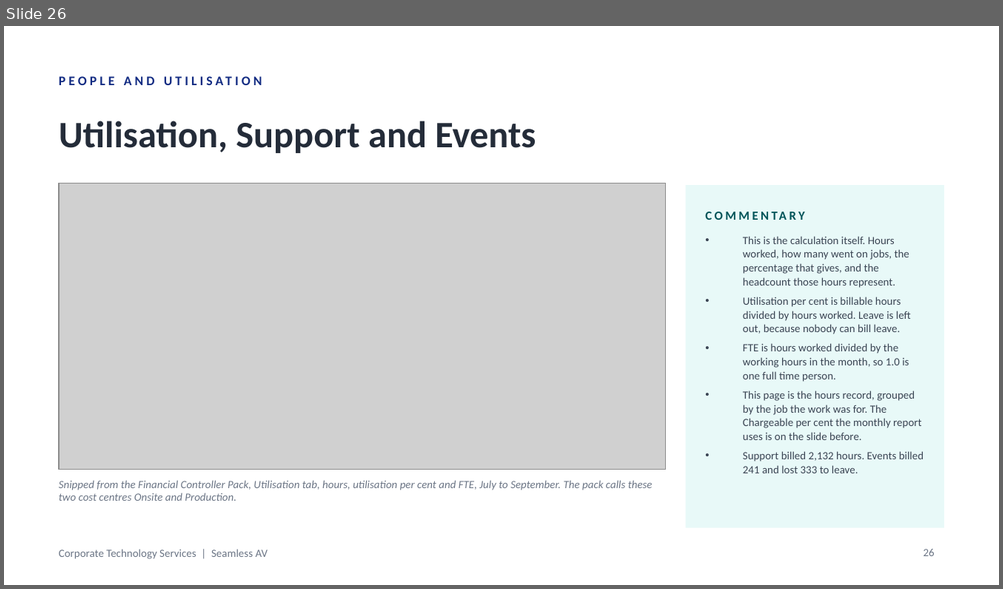
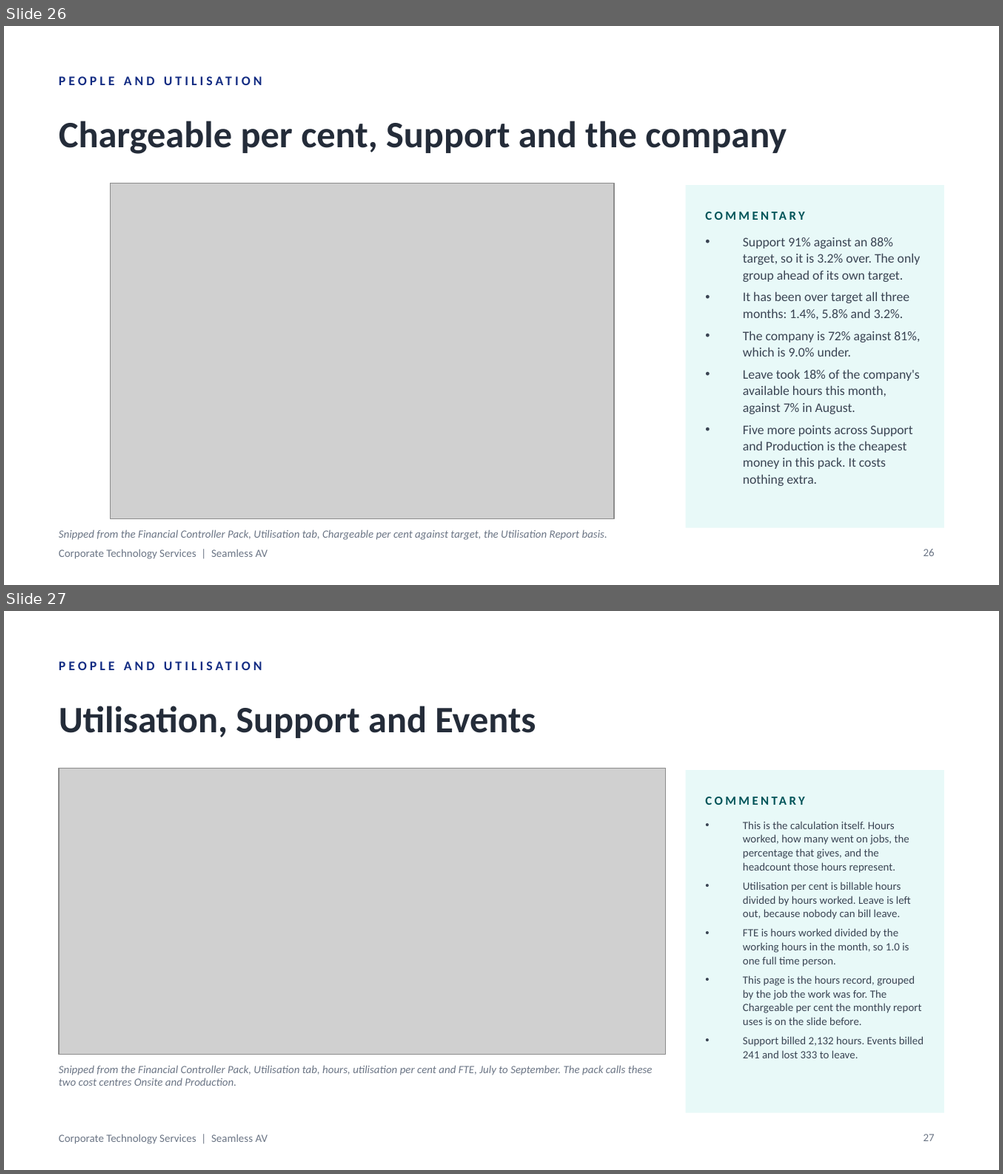
Before and after one commit to WesleyNelson-O33/Claude, a slide deck: deck/CTS Monthly Business Review - September 2026.pptx. Shown one above the other, each under a label of ours: slide 26 before the commit, slides 26 and 27 after it. The pictures are 1003x589 and 1003x1174 pixels, drawn with LibreOffice and Linux fonts; fonts in the diff are those of the drawing; grey boxes stand for pictures. Boxes give left, top, right and bottom in pixels: in the first picture for what was removed or moved away, otherwise in the second. Text is boxed around its words. In the diff, an @@ line names an element or a change of style, - is before the commit and + after.

```diff
--- a/deck/CTS Monthly Business Review - September 2026.pptx
+++ b/deck/CTS Monthly Business Review - September 2026.pptx
@@ slide 26 added at <box>4,26,999,585</box>, background #FFFFFF; not listed: 1 template element that a slide beside it also shows @@
@@ text added at <box>59,66,755,96</box>, 9.5 pt, text #122B82, bold @@
+PEOPLE AND UTILISATION
@@ text added at <box>59,121,786,154</box>, 27 pt, text #242C39, bold @@
+Chargeable per cent, Support and the company
@@ picture added at <box>111,183,614,520</box> @@
@@ rectangle added at <box>686,185,944,528</box>, fill #E8F9F8 @@
@@ text added at <box>706,203,924,228</box>, 9 pt, text #005358, bold @@
+COMMENTARY
@@ text added at <box>743,238,920,486</box>, 9.5 pt, text #3A4453 @@
+• Support 91% against an 88% target, so it is 3.2% over. The only group ahead of its own target.
+• It has been over target all three months: 1.4%, 5.8% and 3.2%.
+• The company is 72% against 81%, which is 9.0% under.
+• Leave took 18% of the company's available hours this month, against 7% in August.
+• Five more points across Support and Production is the cheapest money in this pack. It costs nothing extra.
@@ text added at <box>59,530,607,540</box>, 8 pt, text #6B7585, italic @@
+Snipped from the Financial Controller Pack, Utilisation tab, Chargeable per cent against target, the Utilisation Report basis.
@@ page number added at <box>923,549,934,557</box>, 8 pt, text #6B7585 @@
+26
@@ what was slide 26 is now slide 27 @@
@@ page number at <box>923,1134,934,1142</box>: text changed @@
-26
+27
```
Also in this commit, not shown: 2 slides changed, 15 other files.
